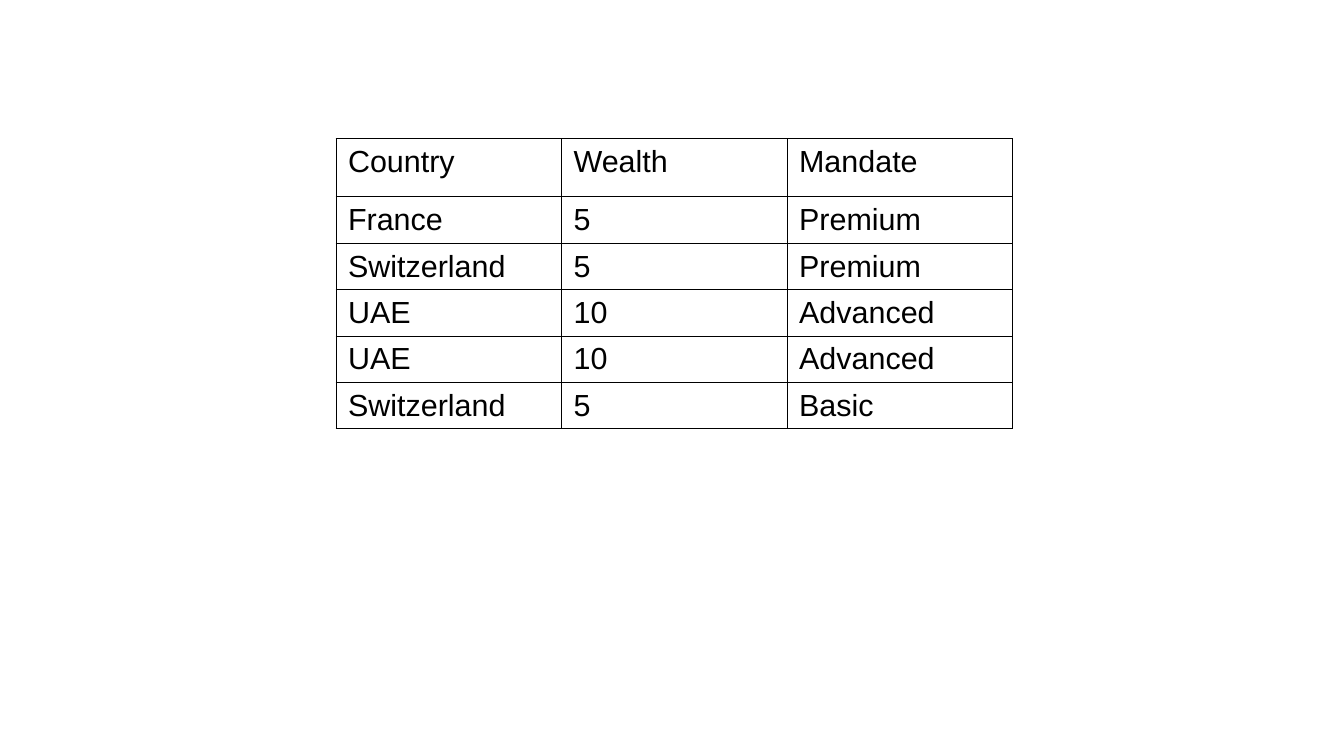
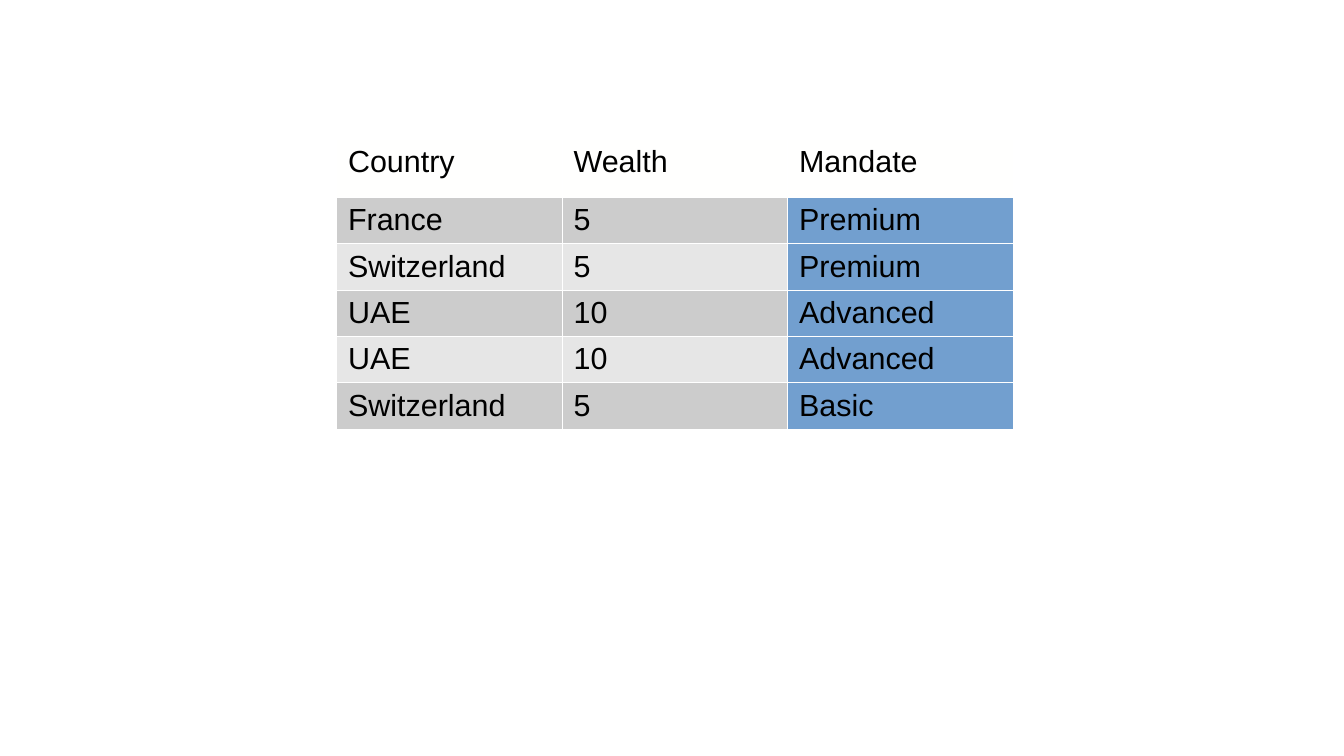
Before and after one commit to savoga/maths-for-data-science, a slide deck: slide 2 of ML/Schemas.odp. Drawn at 1344x756 pixels with LibreOffice and Linux fonts; fonts in the diff are those of the drawing. Boxes give left, top, right and bottom in pixels: in the first picture for what was removed or moved away, otherwise in the second. Text is boxed around its words. In the diff, an @@ line names an element or a change of style, - is before the commit and + after.

```diff
--- a/ML/Schemas.odp
+++ b/ML/Schemas.odp
@@ table at [337, 139, 1013, 431] @@
@@ fill none to #FFFFFE in row 1 @@
@@ fill none to #CCCCCC in 6 cells @@
@@ fill none to #729FCF in 5 cells @@
@@ fill none to #E6E6E6 in 4 cells @@
@@ borders changed @@
```
Also in this commit, not shown: 3 other slides changed, 1 slide added, 3 other files.
